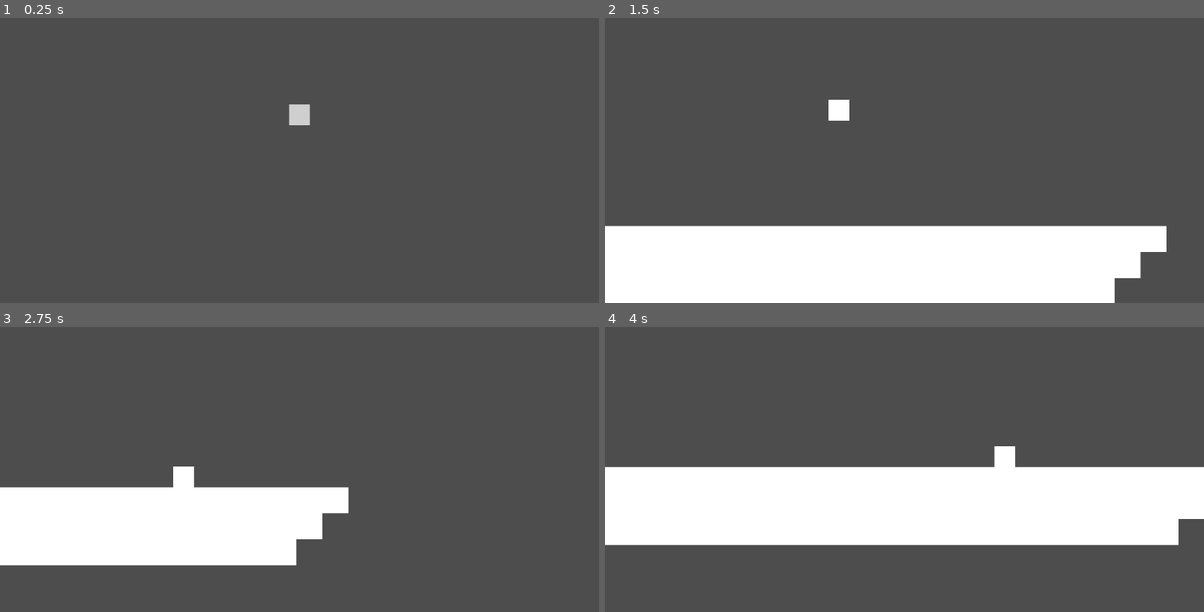
Above: before the commit, frames 1-4 (two rows, left to right).
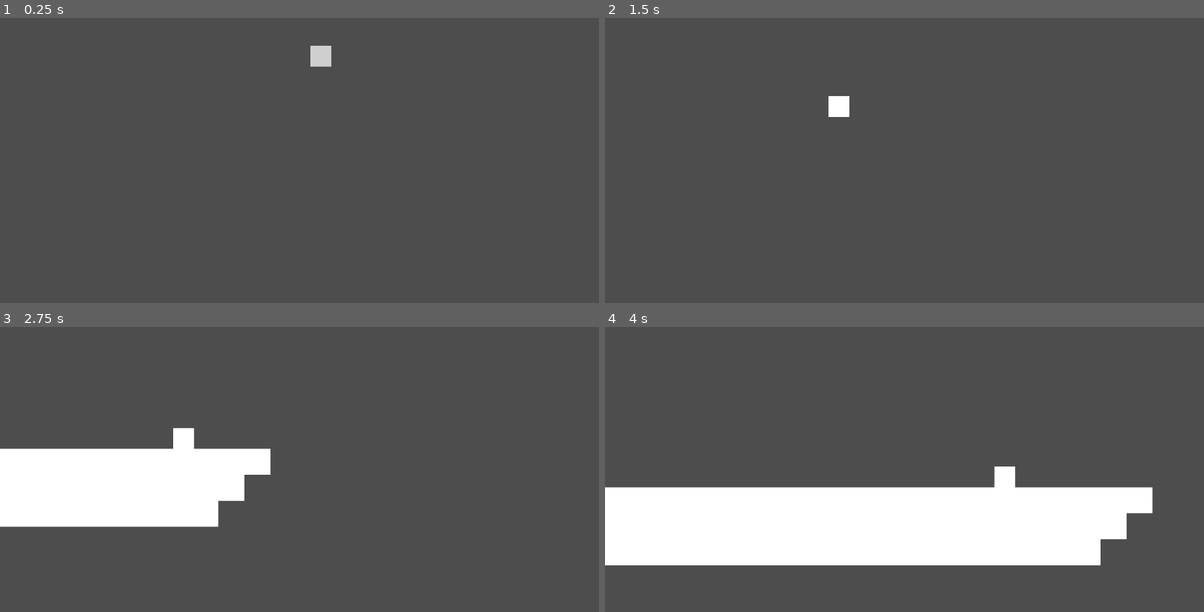
Above: after the commit, the same moments.

Repository: itsMapleLeaf/tfbg
Game: Godot game, scene res://game.tscn
The game is run twice, just before and just after one commit, with the same random seed, the same clock (stepped at 60 frames per second) and the same inputs.
Inputs:
- Up to frame 1 (0.25 s): no input
- Up to frame 2 (1.5 s): hold Right (right) 0.53-1.28 s; hold Z (jump) 0.53-1.28 s; hold Down (down) from 1.28 s (still down); tap Z (jump) at 1.35 s
- Up to frame 3 (2.75 s): tap Z (jump) at 1.52, 1.82 s; release Down (down) at 2.03 s; hold Right (right) from 2.03 s (still down); hold Z (jump) from 2.03 s (still down)
- Up to frame 4 (4 s): release Right (right) at 2.78 s; release Z (jump) at 2.78 s; hold Up (up) 2.78-3.53 s; tap Z (jump) at 2.85, 3.02, 3.32 s; hold Left (left) from 3.53 s (still down); hold Z (jump) from 3.53 s (still down)

The runs differ from the first frame. In frame 1, 0.5% of the frame differs, in the area x 48-56%, y 9-38%; in frame 2, 24%, in the area x 0-94%, y 27-100%; in frame 3, 16%; in frame 4, 15%.

Commit message:
automate things

Diff:
--- a/game.gd
+++ b/game.gd
@@ -1 +1,49 @@
 extends Node2D
+
+const MAP_PLATFORM_WIDTH_BLOCKS := 40
+const PLAYER_SPAWN_HEIGHT_BLOCKS := 6
+const BLOCK_SPAWN_HEIGHT_BLOCKS := 20
+const PLAYER_FALLOUT_DEPTH := 2000
+
+var map_block_scene := preload("res://map_block.tscn")
+var player_scene := preload("res://player.tscn")
+var camera_scene := preload("res://game_camera.tscn")
+
+@onready var player := player_scene.instantiate() as Player
+
+func _ready():
+	_create_map_blocks()
+
+	add_child(player)
+
+	var camera := camera_scene.instantiate() as GameCamera
+	camera.player = player
+	camera.pan_out_position = Vector2(0, -PLAYER_SPAWN_HEIGHT_BLOCKS) * Globals.BLOCK_SIZE_PIXELS
+	add_child(camera)
+
+	player.respawn(_get_player_spawn_position())
+
+func _create_map_blocks():
+	for i in 3:
+		var block := map_block_scene.instantiate() as StaticBody2D
+		block.position = Vector2(0, i) * Globals.BLOCK_SIZE_PIXELS
+		block.scale = Vector2(MAP_PLATFORM_WIDTH_BLOCKS - i * 2, 1)
+		add_child(block)
+
+func _create_player():
+	player.respawn(_get_player_spawn_position())
+
+func _get_player_spawn_position() -> Vector2:
+	return Vector2(
+		randi_range(0, MAP_PLATFORM_WIDTH_BLOCKS) - MAP_PLATFORM_WIDTH_BLOCKS / 2,
+		-BLOCK_SPAWN_HEIGHT_BLOCKS
+	) * Globals.BLOCK_SIZE_PIXELS
+
+func _process(delta: float):
+	if player.global_position.y >= PLAYER_FALLOUT_DEPTH && player.is_alive:
+		_kill_player(player)
+
+func _kill_player(player: Player):
+	player.kill()
+	await get_tree().create_timer(2).timeout
+	player.respawn(_get_player_spawn_position())
--- a/game.tscn
+++ b/game.tscn
@@ -1,56 +1,6 @@
-[gd_scene load_steps=7 format=3 uid="uid://crcduga1y4xhm"]
+[gd_scene load_steps=2 format=3 uid="uid://crcduga1y4xhm"]
 
 [ext_resource type="Script" path="res://game.gd" id="1_sqbwy"]
-[ext_resource type="PackedScene" uid="uid://dsbu3f4mlj6vs" path="res://map_block.tscn" id="2_k45t1"]
-[ext_resource type="PackedScene" uid="uid://c3govpjuh67lw" path="res://block_shape.tscn" id="3_k8mcs"]
-[ext_resource type="Script" path="res://player.gd" id="3_o7xck"]
-[ext_resource type="Script" path="res://camera.gd" id="5_miv5o"]
-
-[sub_resource type="RectangleShape2D" id="RectangleShape2D_q5n5u"]
-size = Vector2(3500, 2000)
 
 [node name="Game" type="Node2D"]
-position = Vector2(600, 350)
 script = ExtResource("1_sqbwy")
-
-[node name="Player" type="CharacterBody2D" parent="." node_paths=PackedStringArray("camera", "map_area", "camera_death_point")]
-position = Vector2(0, -250)
-scale = Vector2(0.8, 0.8)
-script = ExtResource("3_o7xck")
-camera = NodePath("../Camera")
-map_area = NodePath("../Map/MapArea")
-camera_death_point = NodePath("../CameraDeathPoint")
-
-[node name="Shape" parent="Player" instance=ExtResource("3_k8mcs")]
-
-[node name="Map" type="Node2D" parent="."]
-
-[node name="MapArea" type="Area2D" parent="Map"]
-monitorable = false
-
-[node name="Shape" type="CollisionShape2D" parent="Map/MapArea"]
-shape = SubResource("RectangleShape2D_q5n5u")
-
-[node name="MapBlock" parent="Map" instance=ExtResource("2_k45t1")]
-scale = Vector2(40, 1)
-
-[node name="MapBlock2" parent="Map" instance=ExtResource("2_k45t1")]
-position = Vector2(0, 50)
-scale = Vector2(38, 1)
-world_position = Vector2(0, 1)
-
-[node name="MapBlock3" parent="Map" instance=ExtResource("2_k45t1")]
-position = Vector2(0, 100)
-scale = Vector2(36, 1)
-world_position = Vector2(0, 2)
-
-[node name="Camera" type="Camera2D" parent="." node_paths=PackedStringArray("player", "death_point")]
-position = Vector2(0, -330)
-scale = Vector2(0.8, 0.8)
-script = ExtResource("5_miv5o")
-player = NodePath("../Player")
-death_point = NodePath("../CameraDeathPoint")
-
-[node name="CameraDeathPoint" type="Marker2D" parent="."]
-position = Vector2(0, -413)
-gizmo_extents = 190.2
--- a/camera.gd
+++ b/game_camera.gd
@@ -1,9 +1,10 @@
+class_name GameCamera
 extends Camera2D
 
-@export var player: Player
-@export var death_point: Node2D
+var player: Player
+var pan_out_position: Vector2
 
-const MOVEMENT_LOOK_FACTOR := Vector2(0.65, 0.4)
+const MOVEMENT_LOOK_FACTOR := Vector2(0.65, 0.3)
 const OFFSET := Vector2(0, -80)
 const STIFFNESS := 5
 const LOOK_DISTANCE := 220
@@ -12,6 +13,10 @@
 var target_zoom := Vector2(1, 1)
 
 func _process(delta: float):
+	print(player)
+
+	if not player: return
+
 	if player.is_alive:
 		target_position = \
 			player.global_position + \
@@ -21,7 +26,7 @@
 
 		target_zoom = Vector2(1, 1)
 	else:
-		target_position = death_point.global_position
+		target_position = pan_out_position
 		target_zoom = Vector2(0.5, 0.5)
 
 	global_position = lerp(global_position, target_position, delta * STIFFNESS)
--- /dev/null
+++ b/game_camera.tscn
@@ -0,0 +1,8 @@
+[gd_scene load_steps=2 format=3 uid="uid://bc5i5ftupwbx4"]
+
+[ext_resource type="Script" path="res://game_camera.gd" id="1_6487i"]
+
+[node name="Camera" type="Camera2D"]
+position = Vector2(0, -330)
+scale = Vector2(0.8, 0.8)
+script = ExtResource("1_6487i")
--- a/map_block.gd
+++ /dev/null
@@ -1,6 +0,0 @@
-extends StaticBody2D
-
-@export var world_position: Vector2
-
-func _ready():
-	position = world_position * Globals.BLOCK_SIZE_PIXELS
--- a/map_block.tscn
+++ b/map_block.tscn
@@ -1,12 +1,10 @@
-[gd_scene load_steps=4 format=3 uid="uid://dsbu3f4mlj6vs"]
+[gd_scene load_steps=3 format=3 uid="uid://dsbu3f4mlj6vs"]
 
-[ext_resource type="Script" path="res://map_block.gd" id="1_kklb8"]
 [ext_resource type="PackedScene" uid="uid://c3govpjuh67lw" path="res://block_shape.tscn" id="2_kdvum"]
 
 [sub_resource type="PhysicsMaterial" id="PhysicsMaterial_pv7gp"]
 
-[node name="WorldBlock" type="StaticBody2D"]
+[node name="MapBlock" type="StaticBody2D"]
 physics_material_override = SubResource("PhysicsMaterial_pv7gp")
-script = ExtResource("1_kklb8")
 
 [node name="Shape" parent="." instance=ExtResource("2_kdvum")]
--- a/player.gd
+++ b/player.gd
@@ -1,9 +1,5 @@
 class_name Player
 extends CharacterBody2D
-
-@export var camera: Camera2D
-@export var map_area: Area2D
-@export var camera_death_point: Node2D
 
 const PLAYER_SPEED := 500
 const GRAVITY := 2000
@@ -13,11 +9,7 @@
 var movement := 0.0
 var jumps := 2
 var is_alive := false
-var look := 0
-
-func _ready():
-	map_area.body_exited.connect(_map_area_body_exited)
-	_respawn()
+var look := 0.0
 
 func _process(delta: float) -> void:
 	if is_alive:
@@ -39,23 +31,17 @@
 	else:
 		modulate.a = 0
 
+func _input(event: InputEvent):
+	if event.is_action_pressed("jump") && jumps > 0:
+		velocity.y = -JUMP_SPEED
+		jumps -= 1
 
-func _map_area_body_exited(body: Node2D):
-	if body == self: _kill()
-
-func _kill():
-	is_alive = false
-	await get_tree().create_timer(2).timeout
-	_respawn()
-
-func _respawn():
+func respawn(pos: Vector2):
 	is_alive = true
-	position = Vector2(0, -10) * Globals.BLOCK_SIZE_PIXELS
+	position = pos
 	velocity = Vector2(0, 0)
 	modulate.a = 0
 	movement = 0
 
-func _input(event: InputEvent):
-	if event.is_action_pressed("jump") && jumps > 0:
-		velocity.y = -JUMP_SPEED
-		jumps -= 1
+func kill():
+	is_alive = false
--- /dev/null
+++ b/player.tscn
@@ -0,0 +1,11 @@
+[gd_scene load_steps=3 format=3 uid="uid://cx5hqpe2xmk1k"]
+
+[ext_resource type="Script" path="res://player.gd" id="1_nwt4s"]
+[ext_resource type="PackedScene" uid="uid://c3govpjuh67lw" path="res://block_shape.tscn" id="2_4kubn"]
+
+[node name="Player" type="CharacterBody2D"]
+position = Vector2(0, -250)
+scale = Vector2(0.8, 0.8)
+script = ExtResource("1_nwt4s")
+
+[node name="Shape" parent="." instance=ExtResource("2_4kubn")]
